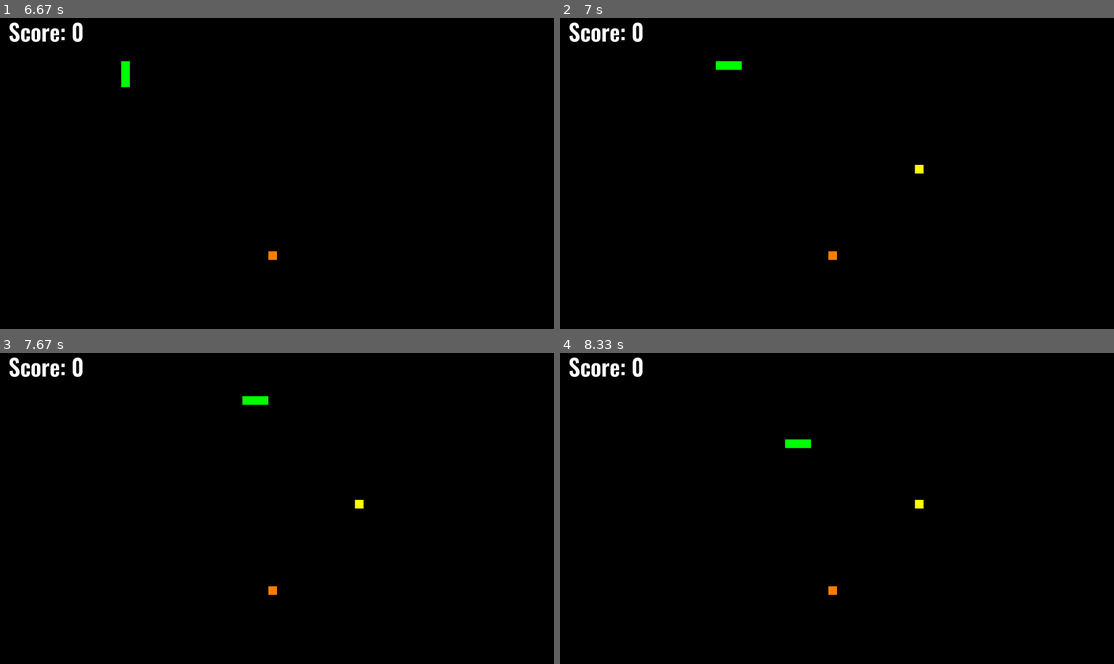
Above: before the commit, frames 1-4 (two rows, left to right).
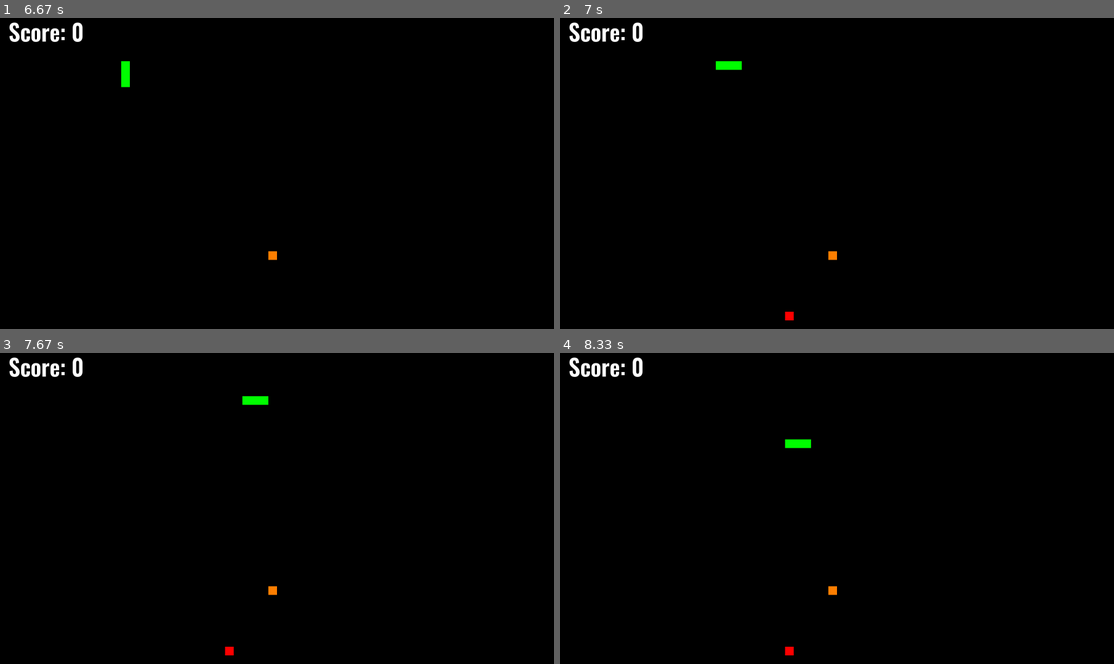
Above: after the commit, the same moments.

Repository: hutgib2/games_site
Game: pygame game, started from games/snake/src/main.py
Two runs of this game, one before a commit and one after it. Both use one fixed random seed, a clock stepped at 60 frames per second and the inputs below.
Inputs:
- Up to frame 1 (6.67 s): tap Enter at 0.33, 1.67 s; hold W 1.17-1.63 s; hold S 3.07-3.37 s; hold A 3.4-3.8 s; hold W 3.83-4.2 s; hold D 4.23-4.87 s; hold S 4.9-5.27 s; hold A 5.3-5.77 s; hold W 6.3-6.6 s; hold D from 6.63 s (still down)
- Up to frame 2 (7 s): keep holding D
- Up to frame 3 (7.67 s): release D at 7.1 s
- Up to frame 4 (8.33 s): hold S 7.7-8 s; hold A from 8.03 s (still down)

Frame 1 is identical in both runs. In frame 2, 0.1% of the frame differs, in the area x 40-66%, y 47-98%; in frame 3, 0.1%; in frame 4, 0.1%.

Commit message:
added score text and changed individual power up colors in snake.
Co-authored-by: edenjamsalem <edenjamsalem@users.noreply.github.com>

Diff:
--- /dev/null
+++ b/games/snake/src/game/notifier.py
@@ -0,0 +1,23 @@
+from game.settings import *
+from game.textSprite import TextSprite
+# from utils.timer import Timer
+
+class Notifier():
+    def __init__(self, pos, duration, color, size=128):
+        self.pos = pos
+        self.duration = duration
+        self.color = color
+        self.size  = size
+        self.start_time = 0
+        self.notification = None
+
+    def notify(self, text):
+        self.notification = TextSprite(text, self.pos, self.color, self.size, ())
+        self.start_time = pygame.time.get_ticks()
+
+    def update(self):
+        if self.notification:
+            self.notification.update()
+            if pygame.time.get_ticks() - self.start_time >= self.duration:
+                self.notification = None
+                self.start_time = 0
--- a/games/snake/src/game/snake.py
+++ b/games/snake/src/game/snake.py
@@ -3,23 +3,19 @@
 from random import randint, choice
 from game.settings import *
 from game.textSprite import TextSprite
+from game.notifier import Notifier
 from utils.timer import Timer
 from utils.async_clock import AsyncClock
 
 # powerup ideas:
-# 1. snake shrinker
+# 1. snake shrinker (done)
 # 2. bounce off walls
 # 3. instant turnaround
 # 4. self.food magnet
-# 5. Score multiplier
+# 5. Score multiplier (done)
 # 6. bigger orange
+# 7. random hole in snake's body
 
-# TASK: add powerups to game
-# - create a timer that spawns a powerup on the screen
-    # just print "powerup" when timer executes
-
-# - start with just snake shrinker and we'll more after
-# - when snake eats powerup, activate it
 
 class Snake():
     def __init__(self):
@@ -29,22 +25,37 @@
         self.food = (randint(1, ROWS-2), randint(1, COLS-2))
         self.running = True
         self.clock= AsyncClock(fps=16)
+
+        # powerup
+        self.powerup = None
         self.powerup_pos = None
         self.powerup_list = ['shrink', 'multiplier']
+        self.powerup_color_map = {
+            'shrink': '#FF0000',
+            'multiplier': '#FFFF00'
+        }
         self.powerup_spawn_timer = Timer(5 * 1000, self.spawn_powerup, repeat=True, autostart=True)
         self.multiplier_timer = None
         self.score_multiplier = 1
+        self.powerup_notifier = Notifier(
+            pos=(WINDOW_WIDTH / 1.1, WINDOW_HEIGHT / 24),
+            duration=3000,
+            color='#FFFFFF',
+            size=WINDOW_WIDTH / 24
+        )
 
     def spawn_powerup(self):
-        if self.powerup_pos != None:
+        if self.powerup_pos:
             return
+        self.powerup = choice(self.powerup_list)
         self.powerup_pos = (randint(1, ROWS-2), randint(1, COLS-2))
+        self.powerup_spawn_timer.deactivate()
 
     # We need a timer that resets the score multiplier
 
     def activate_powerup(self):
-        self.powerup = choice(self.powerup_list)
-        print(self.powerup)
+        self.powerup_notifier.notify(f"{self.powerup.title()}!")
+        self.powerup_spawn_timer.activate()
 
         if self.powerup == 'shrink' and len(self.snake) > 2:
             self.snake.pop()
@@ -101,11 +112,12 @@
                 (col*CELL_SIZE, row*CELL_SIZE, CELL_SIZE, CELL_SIZE))
             pygame.draw.rect(screen, (255, 128, 0), (self.food[1]*CELL_SIZE, self.food[0]*CELL_SIZE, CELL_SIZE, CELL_SIZE))
             if self.powerup_pos:
-                pygame.draw.rect(screen, (255, 255, 0), (self.powerup_pos[1]*CELL_SIZE, self.powerup_pos[0]*CELL_SIZE, CELL_SIZE, CELL_SIZE))
+                pygame.draw.rect(screen, self.powerup_color_map[self.powerup], (self.powerup_pos[1]*CELL_SIZE, self.powerup_pos[0]*CELL_SIZE, CELL_SIZE, CELL_SIZE))
 
             self.score_text = TextSprite(f'Score: {self.score}', (WINDOW_WIDTH / 12, WINDOW_HEIGHT / 24), (255, 255, 255), WINDOW_WIDTH / 24, ())
             self.score_text.update()
             self.powerup_spawn_timer.update()
+            self.powerup_notifier.update()
             if self.multiplier_timer:
                 self.multiplier_timer.update()
             pygame.display.update()
